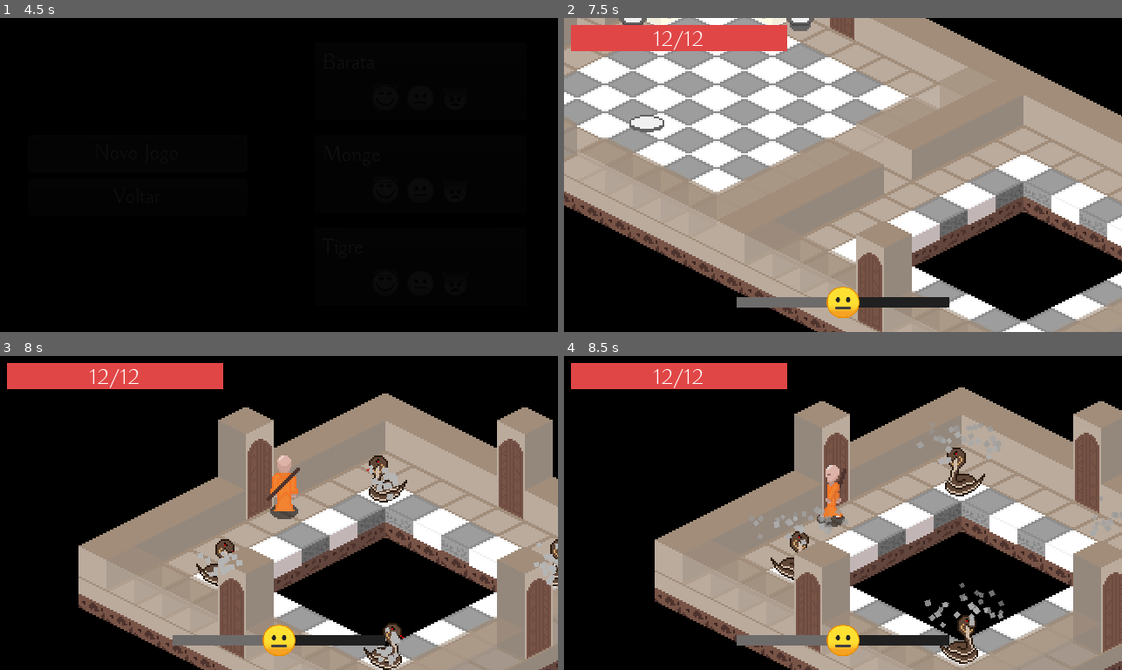
Above: before the commit, frames 1-4 (two rows, left to right).
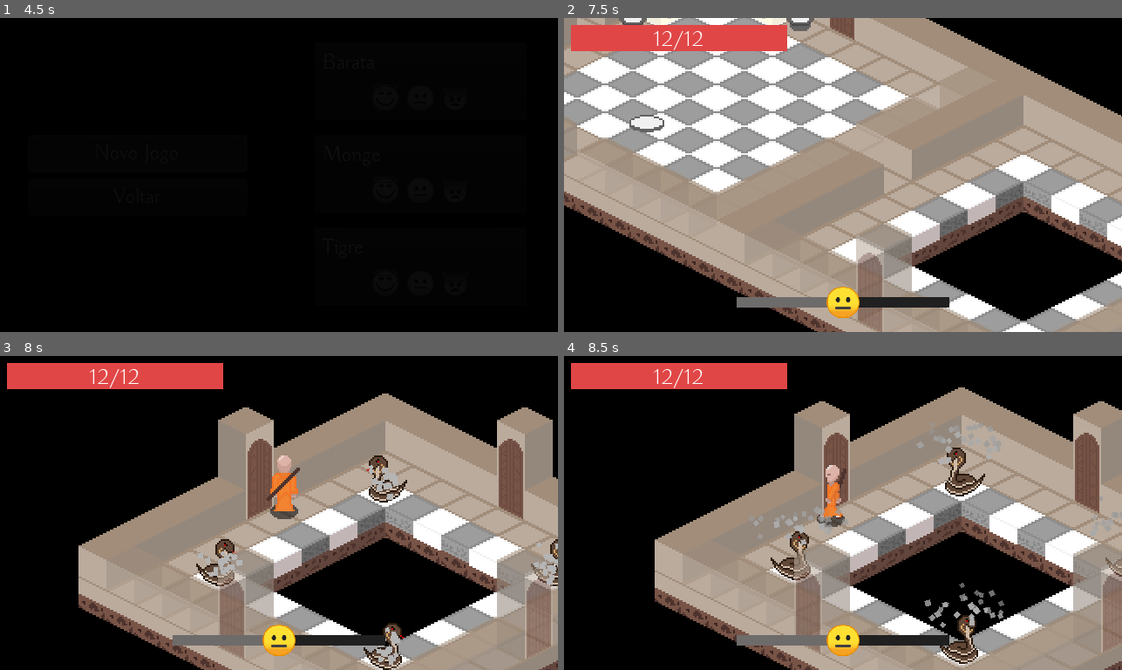
Above: after the commit, the same moments.

Repository: ColmeiaUDESC/gamejaaj6
Game: Godot game, scene res://Cenas/MenuPrincipal.tscn
The game is run twice, just before and just after one commit, with the same random seed, the same clock (stepped at 60 frames per second) and the same inputs.
Inputs (mouse positions are in pixels of both pictures, inside the frame that each line leads up to):
- Up to frame 1 (4.5 s): click "Jogar" at 0.5 s; click "Voltar" at 1.25 s; click "Jogar" at 2 s; click "Save 1" at 2.75 s; click "Novo Jogo" at 3.5 s; click "Novo Jogo" at 4.25 s
- Up to frame 2 (7.5 s): tap Enter at 5 s; move the mouse to (965, 159) at 5.02 s; hold D (andar_pra_direita) 5.03-5.78 s; click (965, 159) at 5.1 s; move the mouse to (731, 190) at 5.77 s; hold S (andar_pra_baixo) 5.78-6.53 s; right-click (731, 190) at 5.85 s; move the mouse to (898, 105) at 6.52 s; hold D (andar_pra_direita) 6.53-7.28 s; hold Enter 6.53-7.28 s; move the mouse to (815, 237) at 7.27 s; hold W (andar_pra_cima) from 7.28 s (still down); click (815, 237) at 7.35 s
- Up to frame 3 (8 s): keep holding W (andar_pra_cima)
- Up to frame 4 (8.5 s): move the mouse to (1010, 560) at 8.02 s; release W (andar_pra_cima) at 8.03 s; hold A (andar_pra_esquerda) from 8.03 s (still down); hold Right mouse button (ataque_purificacao) from 8.03 s (still down)

Frame 1 is identical in both runs. In frame 2, 1.3% of the frame differs, in the area x 52-63%, y 65-100%; in frame 3, 2.6%, in the area x 39-100%, y 61-97%; in frame 4, 2.5%.

Commit message:
Fazer portas inferiores transparentes

Diff:
--- a/Cenas/Salas/Nivel1/SalaNormal-Nivel1.tscn
+++ b/Cenas/Salas/Nivel1/SalaNormal-Nivel1.tscn
@@ -144,6 +144,7 @@
 direcao = Vector2( -1, 0 )
 
 [node name="PortaDireita" parent="Componentes/Portas" index="1" instance=ExtResource( 3 )]
+modulate = Color( 1, 1, 1, 0.572549 )
 position = Vector2( 80, 40 )
 scale = Vector2( -1, 1 )
 direcao = Vector2( 1, 0 )
@@ -153,5 +154,6 @@
 direcao = Vector2( 0, -1 )
 
 [node name="PortaSul" parent="Componentes/Portas" index="3" instance=ExtResource( 3 )]
+modulate = Color( 1, 1, 1, 0.572549 )
 position = Vector2( -80, 40 )
 direcao = Vector2( 0, 1 )
